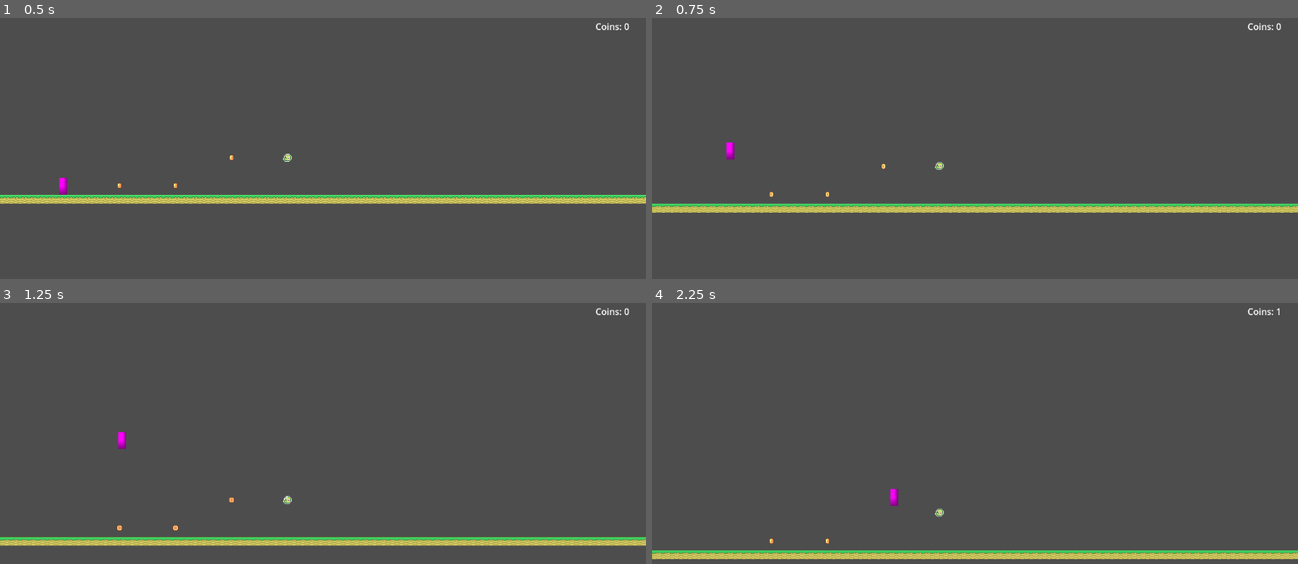
Above: before the commit, frames 1-4 (two rows, left to right).
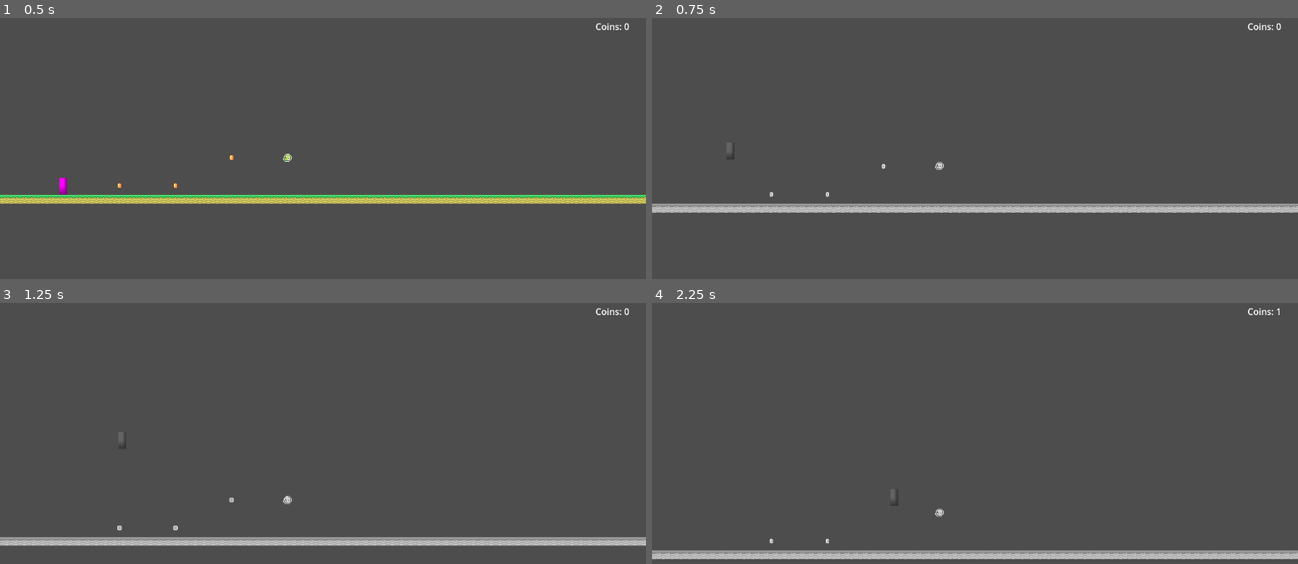
Above: after the commit, the same moments.

Repository: zhao1306/Antigame-Platformer
Game: Godot game, scene res://node_2d.tscn
The game is run twice, just before and just after one commit, with the same random seed, the same clock (stepped at 60 frames per second) and the same inputs. Sound files missing from this copy of the repository are replaced by a short silence.
Inputs:
- Up to frame 1 (0.5 s): no input
- Up to frame 2 (0.75 s): tap Enter (ui_accept) at 0.5 s; hold Right (ui_right) from 0.53 s (still down); tap J at 0.6 s
- Up to frame 3 (1.25 s): keep holding Right (ui_right); tap Enter (ui_accept) at 0.77 s
- Up to frame 4 (2.25 s): tap K at 1.35 s; tap Enter (ui_accept) at 1.52, 2 s; release Right (ui_right) at 2.03 s; hold Left (ui_left) from 2.03 s (still down); tap J at 2.1 s

Frame 1 is identical in both runs. In frame 2, 3.5% of the frame differs, in the area x 0-100%, y 47-75%; in frame 3, 3.8%, in the area x 0-100%, y 49-94%; in frame 4, 3.5%.

Commit message:
power ups, coins, and screen effects

Diff:
--- a/UI.tscn
+++ b/UI.tscn
@@ -1,13 +1,18 @@
 [gd_scene load_steps=4 format=4 uid="uid://cmcuucbqyuct1"]
 
-[ext_resource type="Script" path="res://UIManager.gd" id="1_uimanager"]
-[ext_resource type="AudioStream" path="res://Assets (Little Runmo)/8_Music_Sound Effects/Bleep_Click.wav" id="2_flash_sound"]
+[ext_resource type="AudioStream" uid="uid://cu5qwixp323xf" path="res://Assets (Little Runmo)/8_Music_Sound Effects/Confetti_Plop.wav" id="2_3b2b5"]
+[ext_resource type="Shader" path="res://satuation_etc.gdshader" id="3_shader"]
+
+[sub_resource type="ShaderMaterial" id="ShaderMaterial_1"]
+shader = ExtResource("3_shader")
+shader_parameter/brightness = 0.0
+shader_parameter/contrast = 1.0
+shader_parameter/saturation = 1.0
 
 [node name="UI" type="CanvasLayer"]
 layer = 2
-script = ExtResource("1_uimanager")
 
-[node name="FlashRect" type="ColorRect" parent="."]
+[node name="ScreenEffect" type="ColorRect" parent="."]
 layout_mode = 3
 anchors_preset = 15
 anchor_right = 1.0
@@ -15,14 +20,13 @@
 grow_horizontal = 2
 grow_vertical = 2
 color = Color(1, 1, 1, 1)
-modulate = Color(1, 1, 1, 0)
+material = SubResource("ShaderMaterial_1")
 mouse_filter = 2
 
 [node name="FlashSound" type="AudioStreamPlayer" parent="."]
-stream = ExtResource("2_flash_sound")
+stream = ExtResource("2_3b2b5")
 
 [node name="CoinCounter" type="Label" parent="."]
-layout_mode = 1
 anchors_preset = 3
 anchor_left = 1.0
 anchor_top = 1.0
--- a/UIManager.gd
+++ b/UIManager.gd
@@ -1,107 +1,118 @@
-extends CanvasLayer
+extends Node
 
-# UI Manager - Handles visual effects and UI elements
+# UI Manager - Autoload singleton (parallel to TimeStateManager)
+# Handles UI elements (coin counter) and visual effects (saturation, flash via shader)
 
-@onready var flash_rect: ColorRect = $FlashRect
-@onready var flash_sound: AudioStreamPlayer = $FlashSound
-@onready var coin_counter: Label = $CoinCounter
+var ui_scene: CanvasLayer  # Reference to UI.tscn instance in main scene
+var screen_effect: ColorRect  # Full-screen shader overlay
+var shader_material: ShaderMaterial
+var flash_sound: AudioStreamPlayer
+var coin_counter: Label
+var time_manager: Node
 
-var color_filter: CanvasModulate
-
-@export var flash_opacity: float = 0.2
+@export var flash_brightness: float = 0.5  # Brightness value for flash effect
 @export var flash_duration: float = 0.1
 @export var time_between_flashes: float = 0.5
 
-var visual_effects_manager: Node
-var current_saturation: float = 1.0
-var current_pink_intensity: float = 0.0
+func _ready():
+	time_manager = get_node("/root/TimeStateManager")
 
-func _ready():
-	visual_effects_manager = get_node("/root/VisualEffectsManager")
-	add_to_group("ui_manager")
+	# Wait for main scene to be ready
+	await get_tree().process_frame
 
-	# Find ColorFilter in the VisualEffectsLayer (on layer 0, affects entire game)
-	var main_scene = get_tree().root.get_child(0)
+	print("UIManager: Starting initialization...")
+	print("UIManager: Current scene: ", get_tree().current_scene)
+	print("UIManager: Root children count: ", get_tree().root.get_child_count())
+
+	# Find UI scene instance in main scene
+	var main_scene = get_tree().current_scene
+	print("UIManager: Main scene: ", main_scene, " (name: ", main_scene.name if main_scene else "null", ")")
+
 	if main_scene:
-		var visual_effects_layer = main_scene.get_node_or_null("VisualEffectsLayer")
-		if visual_effects_layer:
-			color_filter = visual_effects_layer.get_node_or_null("ColorFilter")
-			if color_filter:
-				color_filter.color = Color(1, 1, 1, 1)
-				print("UIManager: ColorFilter found and initialized")
+		ui_scene = main_scene.get_node_or_null("UI")
+		if ui_scene:
+			screen_effect = ui_scene.get_node_or_null("ScreenEffect")
+			flash_sound = ui_scene.get_node_or_null("FlashSound")
+			coin_counter = ui_scene.get_node_or_null("CoinCounter")
+
+			# Get shader material from ScreenEffect
+			if screen_effect and screen_effect.material:
+				shader_material = screen_effect.material as ShaderMaterial
+				if shader_material:
+					print("UIManager: Shader material found and initialized")
+				else:
+					print("UIManager: ERROR - ScreenEffect material is not a ShaderMaterial!")
 			else:
-				print("UIManager: ERROR - ColorFilter node not found in VisualEffectsLayer")
+				print("UIManager: ERROR - ScreenEffect or material not found!")
+
+			print("UIManager: UI scene found - ScreenEffect: ", screen_effect, ", FlashSound: ", flash_sound, ", CoinCounter: ", coin_counter)
 		else:
-			print("UIManager: ERROR - VisualEffectsLayer not found")
+			print("UIManager: ERROR - UI scene not found in main scene!")
+	else:
+		print("UIManager: ERROR - Main scene not found!")
 
-	# Initialize flash rect to invisible
-	if flash_rect:
-		flash_rect.modulate.a = 0.0
-		print("UIManager: FlashRect initialized")
-	else:
-		print("UIManager: WARNING - FlashRect not found!")
+	# Connect to time state changes for saturation effects
+	if time_manager:
+		time_manager.time_state_changed.connect(_on_time_state_changed)
+		# Set initial saturation
+		await get_tree().process_frame
+		update_saturation_for_state(time_manager.current_state)
 
-	# Check flash sound
-	if flash_sound:
-		if flash_sound.stream:
-			print("UIManager: FlashSound has stream: ", flash_sound.stream.resource_path)
-		else:
-			print("UIManager: WARNING - FlashSound has no stream assigned!")
-	else:
-		print("UIManager: WARNING - FlashSound not found!")
-
-	# Initialize coin counter
+	# Initialize UI elements
 	if coin_counter:
 		coin_counter.text = "Coins: 0"
-		print("UIManager: CoinCounter initialized")
-	else:
-		print("UIManager: WARNING - CoinCounter not found!")
+
+	# Initialize shader to normal values
+	if shader_material:
+		shader_material.set_shader_parameter("brightness", 0.0)
+		shader_material.set_shader_parameter("contrast", 1.0)
+		shader_material.set_shader_parameter("saturation", 1.0)
 
 # Call this function to start the 3-beat countdown
 func play_timing_cues():
-	if not flash_rect or not flash_sound:
+	if not shader_material:
+		print("UIManager: ERROR - Shader material is null!")
+		return
+	if not flash_sound:
+		print("UIManager: ERROR - FlashSound is null!")
 		return
 
+	print("UIManager: Starting timing cues - flash_brightness=", flash_brightness)
+
 	var tween = create_tween()
+	tween.set_parallel(false)  # Sequential, not parallel
 
-	# Flash 1
+	# Flash 1 - use brightness for flash effect
 	tween.tween_callback(flash_sound.play)
-	tween.tween_property(flash_rect, "modulate:a", flash_opacity, flash_duration / 2.0)
-	tween.tween_property(flash_rect, "modulate:a", 0.0, flash_duration / 2.0)
+	tween.tween_method(set_brightness, 0.0, flash_brightness, flash_duration / 2.0)
+	tween.tween_method(set_brightness, flash_brightness, 0.0, flash_duration / 2.0)
 	tween.tween_interval(time_between_flashes)
 
 	# Flash 2
 	tween.tween_callback(flash_sound.play)
-	tween.tween_property(flash_rect, "modulate:a", flash_opacity, flash_duration / 2.0)
-	tween.tween_property(flash_rect, "modulate:a", 0.0, flash_duration / 2.0)
+	tween.tween_method(set_brightness, 0.0, flash_brightness, flash_duration / 2.0)
+	tween.tween_method(set_brightness, flash_brightness, 0.0, flash_duration / 2.0)
 	tween.tween_interval(time_between_flashes)
 
 	# Flash 3
 	tween.tween_callback(flash_sound.play)
-	tween.tween_property(flash_rect, "modulate:a", flash_opacity, flash_duration / 2.0)
-	tween.tween_property(flash_rect, "modulate:a", 0.0, flash_duration / 2.0)
+	tween.tween_method(set_brightness, 0.0, flash_brightness, flash_duration / 2.0)
+	tween.tween_method(set_brightness, flash_brightness, 0.0, flash_duration / 2.0)
 
 # Flickers saturation during power-up transition
-# Returns a signal that can be awaited
 signal flicker_complete
 
 func play_powerup_flicker():
-	if not visual_effects_manager:
-		flicker_complete.emit()
-		return
-
 	var tween = create_tween()
 
 	# Flicker pattern: 1.0 → 0.0 → 1.5 → 0.0 → 1.5
-	tween.tween_method(visual_effects_manager.set_saturation, 1.0, 0.0, 0.2)
-	tween.tween_method(visual_effects_manager.set_saturation, 0.0, 1.5, 0.2)
-	tween.tween_method(visual_effects_manager.set_saturation, 1.5, 0.0, 0.2)
-	tween.tween_method(visual_effects_manager.set_saturation, 0.0, 1.5, 0.2)
+	tween.tween_method(set_saturation, 1.0, 0.0, 0.2)
+	tween.tween_method(set_saturation, 0.0, 1.5, 0.2)
+	tween.tween_method(set_saturation, 1.5, 0.0, 0.2)
+	tween.tween_method(set_saturation, 0.0, 1.5, 0.2)
 	tween.tween_interval(0.3)  # Hold final saturation briefly
 
-	# Connect tween finished to signal
 	tween.finished.connect(flicker_complete.emit)
-
 	await flicker_complete
 
 # Update coin counter display
@@ -109,46 +120,36 @@
 	if coin_counter:
 		coin_counter.text = "Coins: " + str(count)
 
-# Set color filter saturation (0.0 = greyscale, 1.0 = normal, >1.0 = high saturation)
-func set_color_filter_saturation(value: float):
-	current_saturation = value
-	_update_color_filter()
+# Set saturation using shader (0.0 = greyscale, 1.0 = normal, >1.0 = high saturation)
+func set_saturation(value: float):
+	if not shader_material:
+		print("UIManager: ERROR - Cannot set saturation, shader material not found!")
+		return
+	shader_material.set_shader_parameter("saturation", value)
 
-# Set pink filter overlay (0.0 = no filter, 1.0 = full pink)
-func set_color_filter_pink(intensity: float):
-	current_pink_intensity = intensity
-	_update_color_filter()
+# Set brightness using shader (for flash effects)
+func set_brightness(value: float):
+	if not shader_material:
+		print("UIManager: ERROR - Cannot set brightness, shader material not found!")
+		return
+	shader_material.set_shader_parameter("brightness", value)
 
-# Update the color filter combining saturation and pink effects
-func _update_color_filter():
-	if not color_filter:
+# Set contrast using shader
+func set_contrast(value: float):
+	if not shader_material:
+		print("UIManager: ERROR - Cannot set contrast, shader material not found!")
 		return
+	shader_material.set_shader_parameter("contrast", value)
 
-	# Start with saturation effect
-	var final_color = Color(1, 1, 1, 1)
+# Handle time state changes for saturation effects
+func update_saturation_for_state(state: int):
+	match state:
+		TimeStateManager.TimeState.SLOW:
+			set_saturation(0.0)  # Greyscale
+		TimeStateManager.TimeState.FAST:
+			set_saturation(1.0)  # Normal
+		TimeStateManager.TimeState.POWERUP:
+			set_saturation(1.5)  # High saturation
 
-	if current_saturation <= 0.0:
-		# Greyscale: desaturate by averaging RGB
-		final_color = Color(0.5, 0.5, 0.5, 1)
-	elif current_saturation < 1.0:
-		# Partial saturation: interpolate between grey and normal
-		var grey = 0.5
-		final_color.r = lerp(grey, 1.0, current_saturation)
-		final_color.g = lerp(grey, 1.0, current_saturation)
-		final_color.b = lerp(grey, 1.0, current_saturation)
-	elif current_saturation > 1.0:
-		# High saturation: boost colors slightly
-		var boost = (current_saturation - 1.0) * 0.2
-		final_color.r = min(1.0, 1.0 + boost)
-		final_color.g = min(1.0, 1.0 + boost)
-		final_color.b = min(1.0, 1.0 + boost)
-
-	# Add pink filter on top
-	if current_pink_intensity > 0.0:
-		# Blend pink tint with saturation
-		var pink_tint = Color(1.0, 0.6, 0.9, 1.0)
-		final_color.r = lerp(final_color.r, pink_tint.r, current_pink_intensity * 0.4)
-		final_color.g = lerp(final_color.g, pink_tint.g, current_pink_intensity * 0.4)
-		final_color.b = lerp(final_color.b, pink_tint.b, current_pink_intensity * 0.4)
-
-	color_filter.color = final_color
+func _on_time_state_changed(new_state: int):
+	update_saturation_for_state(new_state)
--- a/VisualEffectsManager.gd
+++ /dev/null
@@ -1,128 +0,0 @@
-extends Node
-
-# Visual Effects Manager - Controls color saturation and filters based on time state
-# This should be an autoload (singleton) for global access
-
-@onready var world_env: WorldEnvironment = get_tree().get_first_node_in_group("world_environment")
-
-var time_manager: Node
-var ui_manager: Node
-var use_color_overlay: bool = true  # Use ColorRect overlay instead of Environment adjustments
-
-func _ready():
-	time_manager = get_node("/root/TimeStateManager")
-
-	# Wait a frame for UI to be ready
-	await get_tree().process_frame
-
-	# Find UI manager for color overlay
-	_find_ui_manager()
-
-	# Connect to time state changes
-	if time_manager:
-		time_manager.time_state_changed.connect(_on_time_state_changed)
-		# Set initial saturation based on current state (after UI is ready)
-		await get_tree().process_frame
-		update_saturation_for_state(time_manager.current_state)
-	else:
-		print("VisualEffectsManager: TimeStateManager not found!")
-
-	# Find WorldEnvironment if not found via group
-	if not world_env:
-		world_env = get_tree().get_first_node_in_group("world_environment")
-		if not world_env:
-			# Try to find it in the main scene
-			var main_scene = get_tree().root.get_child(0)
-			world_env = main_scene.get_node_or_null("WorldEnvironment")
-			if world_env:
-				world_env.add_to_group("world_environment")
-
-	# Prefer color overlay method (more reliable)
-	if ui_manager and ui_manager.has_method("set_color_filter_saturation"):
-		use_color_overlay = true
-		print("VisualEffectsManager: Using CanvasModulate overlay for visual effects")
-	elif world_env:
-		use_color_overlay = false
-		print("VisualEffectsManager: Using Environment adjustments for visual effects")
-	else:
-		print("VisualEffectsManager: Warning - No visual effects method available!")
-
-func _find_ui_manager():
-	# Try multiple methods to find UI manager
-	ui_manager = get_tree().get_first_node_in_group("ui_manager")
-	if not ui_manager:
-		# Try to find it in the main scene
-		var main_scene = get_tree().root.get_child(0)
-		if main_scene:
-			ui_manager = main_scene.get_node_or_null("UI")
-			if ui_manager:
-				ui_manager.add_to_group("ui_manager")
-				print("VisualEffectsManager: Found UI manager at: ", ui_manager.get_path())
-
-	if not ui_manager:
-		print("VisualEffectsManager: ERROR - UI manager not found! Visual effects will not work.")
-	else:
-		print("VisualEffectsManager: UI manager found: ", ui_manager.name)
-
-func set_saturation(value: float):
-	# Try to find UI manager if not found yet
-	if not ui_manager:
-		_find_ui_manager()
-
-	if use_color_overlay and ui_manager:
-		# Use CanvasModulate overlay method
-		if ui_manager.has_method("set_color_filter_saturation"):
-			ui_manager.set_color_filter_saturation(value)
-		else:
-			print("VisualEffectsManager: UI manager missing set_color_filter_saturation method")
-	else:
-		# Try Environment adjustments method
-		if not world_env or not world_env.environment:
-			# Fallback: try to use UI manager anyway
-			if ui_manager and ui_manager.has_method("set_color_filter_saturation"):
-				use_color_overlay = true
-				ui_manager.set_color_filter_saturation(value)
-			return
-
-		var env = world_env.environment
-
-		# Try to access adjustments properties
-		if env.get("adjustments_enabled") != null:
-			# Property exists, use it
-			if not env.adjustments_enabled:
-				env.adjustments_enabled = true
-			env.adjustments_saturation = value
-		else:
-			# Fallback to color overlay if Environment doesn't work
-			if ui_manager and ui_manager.has_method("set_color_filter_saturation"):
-				use_color_overlay = true
-				ui_manager.set_color_filter_saturation(value)
-
-func set_pink_filter(intensity: float):
-	# Set pink filter overlay (0.0 = no filter, 1.0 = full pink)
-	# Try to find UI manager if not found yet
-	if not ui_manager:
-		_find_ui_manager()
-
-	if ui_manager and ui_manager.has_method("set_color_filter_pink"):
-		ui_manager.set_color_filter_pink(intensity)
-	else:
-		var has_method_str = "N/A"
-		if ui_manager:
-			has_method_str = str(ui_manager.has_method("set_color_filter_pink"))
-		print("VisualEffectsManager: UI manager not available for pink filter. ui_manager: ", ui_manager, " has_method: ", has_method_str)
-
-func update_saturation_for_state(state: int):
-	match state:
-		TimeStateManager.TimeState.SLOW:
-			set_saturation(0.0)  # Greyscale
-			set_pink_filter(0.0)  # No pink filter
-		TimeStateManager.TimeState.FAST:
-			set_saturation(1.0)  # Normal
-			set_pink_filter(0.0)  # No pink filter
-		TimeStateManager.TimeState.POWERUP:
-			set_saturation(1.5)  # High saturation
-			set_pink_filter(0.3)  # Pink filter for power-up mode
-
-func _on_time_state_changed(new_state: int):
-	update_saturation_for_state(new_state)
--- a/node_2d.tscn
+++ b/node_2d.tscn
@@ -1,9 +1,17 @@
-[gd_scene load_steps=13 format=4 uid="uid://wgbf1aaqpkev"]
+[gd_scene load_steps=15 format=4 uid="uid://wgbf1aaqpkev"]
 
 [ext_resource type="Script" uid="uid://bshtk55v4lnpt" path="res://MainScene.gd" id="1_0e48y"]
 [ext_resource type="Script" uid="uid://d3akxcp6d5n4a" path="res://player.gd" id="1_wtcfe"]
-[ext_resource type="PackedScene" path="res://UI.tscn" id="2_ui"]
+[ext_resource type="Shader" uid="uid://c1d3njg417xq" path="res://satuation_etc.gdshader" id="2_kdubu"]
+[ext_resource type="Texture2D" uid="uid://bchv41i5md0ko" path="res://Assets (Little Runmo)/6_Backgrounds/Level_One_1.png" id="2_q6r6c"]
+[ext_resource type="PackedScene" uid="uid://cmcuucbqyuct1" path="res://UI.tscn" id="2_ui"]
 [ext_resource type="Texture2D" uid="uid://bmo7n55npf4oo" path="res://Assets (Little Runmo)/2_Tileset/Surface/Grass_Block.png" id="3_epypp"]
+
+[sub_resource type="ShaderMaterial" id="ShaderMaterial_d21ai"]
+shader = ExtResource("2_kdubu")
+shader_parameter/brightness = -2.2352000028647012e-08
+shader_parameter/contrast = 0.9999997541279999
+shader_parameter/saturation = 0.9999997541279999
 
 [sub_resource type="Environment" id="Environment_1"]
 
@@ -309,14 +317,21 @@
 [node name="MainScene (Node2D)" type="Node2D"]
 script = ExtResource("1_0e48y")
 
+[node name="BackgroundLayer" type="CanvasLayer" parent="."]
+layer = -1
+
+[node name="Background" type="TextureRect" parent="BackgroundLayer"]
+material = SubResource("ShaderMaterial_d21ai")
+anchors_preset = 15
+anchor_right = 1.0
+anchor_bottom = 1.0
+grow_horizontal = 2
+grow_vertical = 2
+texture = ExtResource("2_q6r6c")
+stretch_mode = 5
+
 [node name="WorldEnvironment" type="WorldEnvironment" parent="." groups=["world_environment"]]
 environment = SubResource("Environment_1")
-
-[node name="VisualEffectsLayer" type="CanvasLayer" parent="."]
-layer = 0
-
-[node name="ColorFilter" type="CanvasModulate" parent="VisualEffectsLayer"]
-color = Color(1, 1, 1, 1)
 
 [node name="UI" parent="." instance=ExtResource("2_ui")]
 
--- a/player.gd
+++ b/player.gd
@@ -13,17 +13,11 @@
 # === INTERNAL VARIABLES ===
 var time_manager: Node
 var coin_count: int = 0
-var ui_manager: Node
+# UIManager is now an autoload singleton - access via get_node("/root/UIManager")
 
 func _ready():
 	time_manager = get_node("/root/TimeStateManager")
-	ui_manager = get_tree().get_first_node_in_group("ui_manager")
-	if not ui_manager:
-		# Try to find UI node
-		var main_scene = get_tree().root.get_child(0)
-		ui_manager = main_scene.get_node_or_null("UI")
-		if ui_manager:
-			ui_manager.add_to_group("ui_manager")
+	# UIManager is now an autoload singleton - no need to find it
 
 	print("Player ready! jump_height=", jump_height, " y_accel=", y_acceleration)
 
@@ -80,7 +74,8 @@
 	coin_count += amount
 	print("Coin collected! Total: ", coin_count)
 	# Update UI counter
-	if ui_manager and ui_manager.has_method("update_coin_counter"):
+	var ui_manager = get_node("/root/UIManager")
+	if ui_manager:
 		ui_manager.update_coin_counter(coin_count)
 
 # Start power-up transition sequence
@@ -90,7 +85,8 @@
 	set_physics_process(false)
 
 	# Play flicker animation
-	if ui_manager and ui_manager.has_method("play_powerup_flicker"):
+	var ui_manager = get_node("/root/UIManager")
+	if ui_manager:
 		await ui_manager.play_powerup_flicker()
 
 	# Set power-up state
--- a/project.godot
+++ b/project.godot
@@ -18,4 +18,4 @@
 [autoload]
 
 TimeStateManager="*res://TimeStateManager.gd"
-VisualEffectsManager="*res://VisualEffectsManager.gd"
+UIManager="*res://UIManager.gd"
--- /dev/null
+++ b/satuation_etc.gdshader
@@ -0,0 +1,49 @@
+shader_type canvas_item;
+
+// Use screen texture to read the entire rendered screen
+uniform sampler2D screen_texture : hint_screen_texture, repeat_disable, filter_nearest;
+
+uniform float brightness: hint_range(-1.0, 1.0, 0.01) = 0.0;
+uniform float contrast: hint_range(-10.0, 10.0, 0.01) = 1.0;
+uniform float saturation: hint_range(-10.0, 10.0, 0.01) = 1.0;
+
+mat4 brightness_matrix(float b) {
+	return mat4(
+		vec4(1, 0, 0, 0),
+		vec4(0, 1, 0, 0),
+		vec4(0, 0, 1, 0),
+		vec4(b, b, b, 1)
+	);
+}
+
+mat4 contrast_matrix(float c) {
+	float t = (1.0 - c) / 2.0;
+	return mat4(
+		vec4(c, 0, 0, 0),
+		vec4(0, c, 0, 0),
+		vec4(0, 0, c, 0),
+		vec4(t, t, t, 1)
+	);
+}
+
+mat4 saturation_matrix(float s) {
+	vec3 luminance = vec3(0.3086, 0.6094, 0.0820);
+	float sr = (1.0 - s) * luminance.r;
+	float sg = (1.0 - s) * luminance.g;
+	float sb = (1.0 - s) * luminance.b;
+	return mat4(
+		vec4(sr + s, sr, sr, 0),
+		vec4(sg, sg+s, sg, 0),
+		vec4(sb, sb, sb+s, 0),
+		vec4(0, 0, 0, 1)
+	);
+}
+
+void fragment() {
+	// Read from screen texture instead of TEXTURE to affect entire screen
+	vec4 color = textureLod(screen_texture, SCREEN_UV, 0.0);
+	mat4 matrix = brightness_matrix(brightness)
+				  * contrast_matrix(contrast)
+				  * saturation_matrix(saturation);
+	COLOR = matrix * color;
+}
Not shown, removed: VisualEffectsManager.gd.uid
Not shown, added: satuation_etc.gdshader.uid
Not shown, removed: IMPLEMENTATION_PLAN.md
